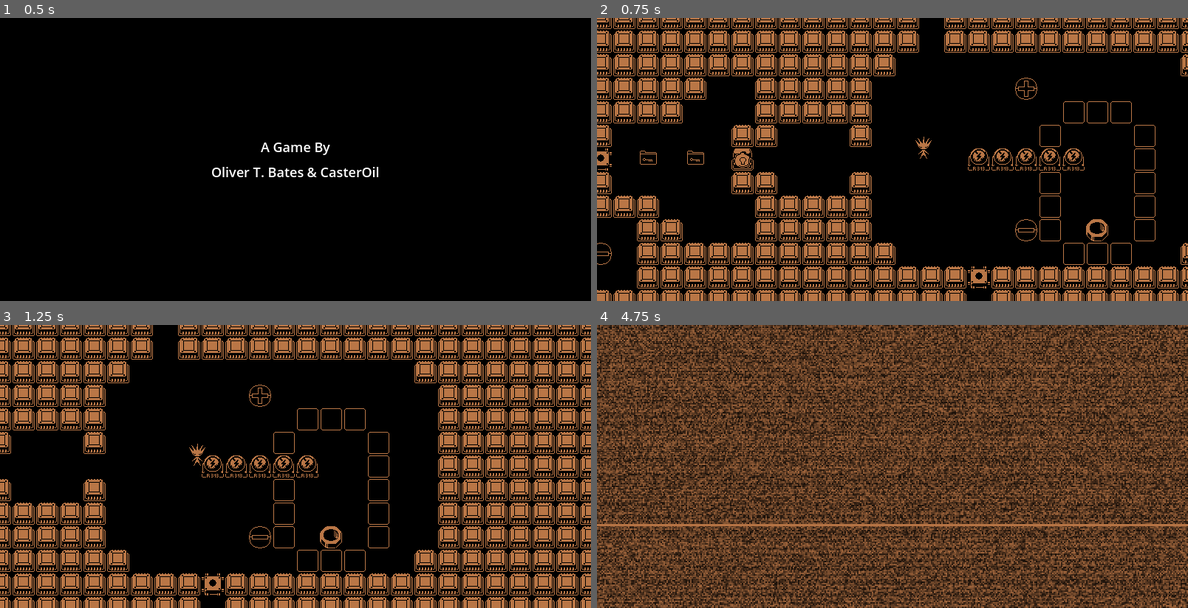
Above: before the commit, frames 1-4 (two rows, left to right).
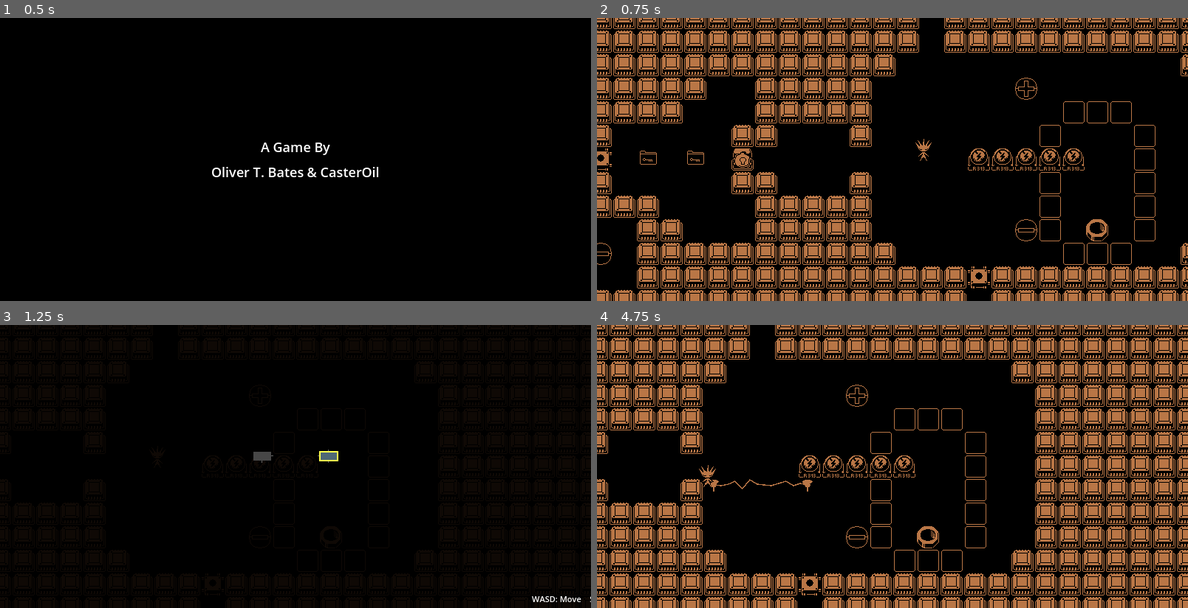
Above: after the commit, the same moments.

Repository: olivebates/Motherboard
Game: Godot game, scene res://scenes/Main.tscn
Same seed, same stepped clock (60 frames per second), same inputs: the game is played once before the commit and once after it.
Inputs (mouse positions are in pixels of both pictures, inside the frame that each line leads up to):
- Up to frame 1 (0.5 s): no input
- Up to frame 2 (0.75 s): tap Enter at 0.5 s; move the mouse to (1022, 145) at 0.52 s; hold D (move_right) from 0.53 s (still down); hold Space (place_prong) from 0.53 s (still down); click (1022, 145) at 0.67 s
- Up to frame 3 (1.25 s): keep holding D (move_right); keep holding Space (place_prong); tap Tab at 0.8 s
- Up to frame 4 (4.75 s): move the mouse to (774, 480) at 1.27 s; release D (move_right) at 1.28 s; release Space (place_prong) at 1.28 s; hold S (move_down) 1.28-2.03 s; tap Tab at 1.35, 2.3, 2.85, 3.8, 4.35 s; tap Space (place_prong) at 1.55, 3.05, 4.55 s; move the mouse to (951, 404) at 2.02 s; hold D (move_right) 2.03-2.78 s; hold Space (place_prong) 2.03-2.78 s; tap R (reset_room) at 2.75, 4.25 s; move the mouse to (862, 523) at 2.77 s; hold W (move_up) 2.78-3.53 s; click (862, 523) at 2.92 s; move the mouse to (1069, 508) at 3.52 s; hold Space (place_prong) 3.53-4.28 s; hold A (move_left) from 3.53 s (still down); move the mouse to (715, 424) at 4.27 s

Frame 1 is identical in both runs. In frame 2, less than 0.1% of the frame differs, in the area x 53-57%, y 41-51%; in frame 3, 32%; in frame 4, 99%, in the area x 0-100%, y 0-100%.

Commit message:
Added depth

Diff:
--- a/project.godot
+++ b/project.godot
@@ -67,3 +67,7 @@
 
 textures/canvas_textures/default_texture_filter=0
 environment/defaults/default_clear_color=Color(0, 0, 0, 1)
+textures/stretch/mode="viewport"
+textures/size/viewport_height=384
+textures/size/viewport_width=800
+textures/stretch/scale_mode="integer"
--- a/scenes/Main.tscn
+++ b/scenes/Main.tscn
@@ -16,6 +16,7 @@
 [ext_resource type="Texture2D" uid="uid://d02q628yc016t" path="res://Sprites/reset_button.png" id="13_3p2gp"]
 [ext_resource type="PackedScene" uid="uid://cq2juuhhlbhjv" path="res://scenes/Key.tscn" id="14_3p2gp"]
 [ext_resource type="PackedScene" path="res://scenes/PassBlock.tscn" id="16_cvmbd"]
+[ext_resource type="PackedScene" path="res://scenes/TeleportAnchor.tscn" id="17_ta"]
 
 [sub_resource type="TileSetAtlasSource" id="TileSetAtlasSource_cvmbd"]
 texture = ExtResource("2_qmy6f")
@@ -23,6 +24,7 @@
 0:0/0 = 0
 0:0/0/terrain_set = 0
 0:0/0/terrain = 0
+0:0/0/y_sort_origin = 0
 
 [sub_resource type="TileSet" id="TileSet_bjd11"]
 tile_size = Vector2i(32, 32)
@@ -41,10 +43,11 @@
 [node name="Walls" type="TileMapLayer" parent="."]
 tile_map_data = PackedByteArray("AAAAAAAAAQAAAAAAAAAAAAEAAQAAAAAAAAAAAAIAAQAAAAAAAAAAAAMAAQAAAAAAAAAAAAQAAQAAAAAAAAAAAA …(11840 unchanged characters)…
 tile_set = SubResource("TileSet_bjd11")
+y_sort_enabled = true
 script = ExtResource("3_lhr70")
 
 [node name="Player" parent="." instance=ExtResource("2_player")]
-position = Vector2(2624, 192)
+position = Vector2(2624, 208)
 
 [node name="ElectricBeam" parent="." instance=ExtResource("3_beam")]
 
@@ -289,3 +292,23 @@
 [node name="Door7" parent="." instance=ExtResource("4_door")]
 position = Vector2(2880, -64)
 id = "tut6"
+
+[node name="TeleportAnchor_0_0" parent="." instance=ExtResource("17_ta")]
+position = Vector2(384, 288)
+color = Color(0.7254902, 0.4627451, 0.27450982, 1)
+
+[node name="TeleportAnchor_0_1" parent="." instance=ExtResource("17_ta")]
+position = Vector2(832, 224)
+color = Color(0.7254902, 0.4627451, 0.27450982, 1)
+
+[node name="TeleportAnchor_0_2" parent="." instance=ExtResource("17_ta")]
+position = Vector2(1664, 256)
+color = Color(0.7254902, 0.4627451, 0.27450982, 1)
+
+[node name="TeleportAnchor_0_3" parent="." instance=ExtResource("17_ta")]
+position = Vector2(2464, 192)
+color = Color(0.7254902, 0.4627451, 0.27450982, 1)
+
+[node name="TeleportAnchor_0_4" parent="." instance=ExtResource("17_ta")]
+position = Vector2(2624, -32)
+color = Color(0.9074835, 0, 0.17180255, 1)
--- a/scenes/Player.tscn
+++ b/scenes/Player.tscn
@@ -4,15 +4,17 @@
 [ext_resource type="Texture2D" uid="uid://cqncks41b5lni" path="res://Sprites/electric_front.png" id="2_v6fml"]
 
 [sub_resource type="RectangleShape2D" id="RectangleShape2D_hitbox"]
-size = Vector2(10, 13)
+size = Vector2(10, 10)
 
 [node name="Player" type="Node2D"]
 script = ExtResource("1_player")
 
-[node name="Sprite2D" type="Sprite2D" parent="."]
-z_index = 20
+[node name="Body" type="Node2D" parent="."]
+
+[node name="Sprite2D" type="Sprite2D" parent="Body"]
+position = Vector2(-16, -16)
 texture = ExtResource("2_v6fml")
 
-[node name="Hitbox" type="CollisionShape2D" parent="."]
-position = Vector2(0, 9.5)
+[node name="Hitbox" type="CollisionShape2D" parent="Body"]
+position = Vector2(0, 8)
 shape = SubResource("RectangleShape2D_hitbox")
--- a/scenes/Prong.tscn
+++ b/scenes/Prong.tscn
@@ -1,11 +1,19 @@
-[gd_scene load_steps=3 format=3 uid="uid://b00000003"]
+[gd_scene load_steps=4 format=3 uid="uid://b00000003"]
 
 [ext_resource type="Script" uid="uid://dikhlgakxtiyd" path="res://scripts/Prong.gd" id="1_prong"]
 [ext_resource type="Texture2D" uid="uid://bw85705xplos" path="res://Sprites/stake.png" id="2_klgda"]
 
+[sub_resource type="RectangleShape2D" id="RectangleShape2D_hitbox"]
+size = Vector2(8, 8)
+
 [node name="Prong" type="Node2D"]
 script = ExtResource("1_prong")
 
-[node name="Sprite2D" type="Sprite2D" parent="."]
-position = Vector2(0, -13)
+[node name="Body" type="Node2D" parent="."]
+
+[node name="Sprite2D" type="Sprite2D" parent="Body"]
+position = Vector2(-16, -16)
 texture = ExtResource("2_klgda")
+
+[node name="Hitbox" type="CollisionShape2D" parent="Body"]
+shape = SubResource("RectangleShape2D_hitbox")
--- /dev/null
+++ b/scenes/TeleportAnchor.tscn
@@ -0,0 +1,6 @@
+[gd_scene load_steps=2 format=4 uid="uid://cteleport01"]
+
+[ext_resource type="Script" uid="uid://cteleport02" path="res://scripts/TeleportAnchor.gd" id="1_ta"]
+
+[node name="TeleportAnchor" type="Node2D"]
+script = ExtResource("1_ta")
--- a/scripts/Key.gd
+++ b/scripts/Key.gd
@@ -19,7 +19,7 @@
 	if player == null:
 		return
 	var key_center := position + Vector2(16.0, 16.0)
-	if key_center.distance_to(player.position) <= 16.0:
+	if key_center.distance_to(player.get_body_center()) <= 16.0:
 		_collect(player)
 
 func get_grid_pos() -> Vector2i:
@@ -34,7 +34,7 @@
 	for door in get_tree().get_nodes_in_group("key_doors"):
 		if _room_of(door.position) == my_room:
 			door.key_collected()
-	var target := player.position - Vector2(16.0, 16.0)
+	var target = player.get_body_center() - Vector2(16.0, 16.0)
 	if _collect_tween:
 		_collect_tween.kill()
 	_collect_tween = create_tween().set_parallel(true)
--- a/scripts/Main.gd
+++ b/scripts/Main.gd
@@ -21,24 +21,63 @@
 @onready var electric_beam: Node2D = $ElectricBeam
 
 var reset_effect: Node
+var map_overlay: Node
+var _color_tween: Tween = null
 
 const ProngScene = preload("res://scenes/Prong.tscn")
 
 const ResetEffectScene = preload("res://scripts/ResetEffect.gd")
 const SplashScreenScene = preload("res://scripts/SplashScreen.gd")
+const MapOverlayScene = preload("res://scripts/MapOverlay.gd")
+
+const Y_SORT_GROUPS := [
+	"players",
+	"prongs",
+	"doors",
+	"lightning_blockers",
+	"key_doors",
+	"push_blocks",
+	"pass_blocks",
+	"keys",
+]
 
 func _ready() -> void:
+	_setup_y_sort_children()
 	room_entry_positions[Vector2i(0, 0)] = Vector2i(2, 2)
 	reset_effect = ResetEffectScene.new()
 	add_child(reset_effect)
 	reset_effect.color = modulate
+	map_overlay = MapOverlayScene.new()
+	add_child(map_overlay)
+	map_overlay.setup(self, wall_tilemap)
+	map_overlay.teleport_requested.connect(_on_teleport_requested)
+	map_overlay.visit(current_room)
 	camera.position = _room_center(Vector2i(0, 0))
 	GameManager.shake_requested.connect(_trigger_shake)
 	queue_redraw()
+	var start_anchor := _get_anchor_for_room(current_room)
+	if start_anchor != null:
+		modulate = start_anchor.color
+		reset_effect.color = modulate
 	var splash := SplashScreenScene.new()
 	add_child(splash)
 	player.lock_movement()
 
+
+func _setup_y_sort_children() -> void:
+	if wall_tilemap == null:
+		return
+	wall_tilemap.y_sort_enabled = true
+	y_sort_enabled = false
+	var reparented := {}
+	for group_name in Y_SORT_GROUPS:
+		for node in get_tree().get_nodes_in_group(group_name):
+			if not node is Node2D or node.get_parent() != self:
+				continue
+			if reparented.has(node):
+				continue
+			reparented[node] = true
+			node.reparent(wall_tilemap, true)
 
 func _process(delta: float) -> void:
 	_shake_amount = lerpf(_shake_amount, 0.0, 20.0 * delta)
@@ -188,7 +227,6 @@
 		_transition_to_room(player_room)
 
 func _transition_to_room(new_room: Vector2i) -> void:
-	# Record entry position: one tile inward from the boundary crossing
 	var direction := new_room - current_room
 	room_entry_positions[new_room] = player.grid_pos + direction
 
@@ -197,6 +235,16 @@
 	_update_beam()
 
 	current_room = new_room
+	map_overlay.visit(current_room)
+
+	var anchor := _get_anchor_for_room(new_room)
+	if anchor != null and anchor.color != modulate:
+		if _color_tween:
+			_color_tween.kill()
+		_color_tween = create_tween()
+		_color_tween.tween_property(self, "modulate", anchor.color, CAMERA_TWEEN_DURATION)
+		reset_effect.color = anchor.color
+
 	player.lock_movement()
 	if _cam_tween:
 		_cam_tween.kill()
@@ -207,6 +255,41 @@
 	_cam_tween.tween_property(camera, "position", target, CAMERA_TWEEN_DURATION)
 	_cam_tween.finished.connect(func(): player.unlock_movement())
 
+func _get_anchor_for_room(room: Vector2i) -> Node:
+	var rx0 := room.x * ROOM_WIDTH
+	var ry0 := room.y * ROOM_HEIGHT
+	for anchor in get_tree().get_nodes_in_group("teleport_anchors"):
+		var gp := Vector2i(floori(anchor.position.x / TILE_SIZE), floori(anchor.position.y / TILE_SIZE))
+		if gp.x >= rx0 and gp.x < rx0 + ROOM_WIDTH and gp.y >= ry0 and gp.y < ry0 + ROOM_HEIGHT:
+			return anchor
+	return null
+
+func _on_teleport_requested(room: Vector2i) -> void:
+	var anchor := _get_anchor_for_room(room)
+	if anchor == null:
+		push_error("No TeleportAnchor in room %s" % str(room))
+		return
+	var spawn_grid := Vector2i(floori(anchor.position.x / TILE_SIZE), floori(anchor.position.y / TILE_SIZE))
+	if _is_static_solid(spawn_grid):
+		spawn_grid = _find_nearest_open_tile(spawn_grid)
+	player.reset_to(spawn_grid)
+	_transition_to_room(room)
+	room_entry_positions[room] = spawn_grid
+
+func _find_nearest_open_tile(start: Vector2i) -> Vector2i:
+	var visited := { start: true }
+	var queue: Array[Vector2i] = [start]
+	while not queue.is_empty():
+		var current = queue.pop_front()
+		if not _is_static_solid(current):
+			return current
+		for d in [Vector2i(1, 0), Vector2i(-1, 0), Vector2i(0, 1), Vector2i(0, -1)]:
+			var n = current + d
+			if not visited.has(n):
+				visited[n] = true
+				queue.append(n)
+	return start
+
 func _room_center(room: Vector2i) -> Vector2:
 	return Vector2(
 		WORLD_OFFSET + room.x * ROOM_PIXEL_WIDTH + ROOM_PIXEL_WIDTH / 2.0,
@@ -218,18 +301,14 @@
 		# Third press: animate both out and clear
 		for p in GameManager.clear_prongs():
 			var node: Node2D = p["node"]
-			var spr: Sprite2D = node.get_node("Sprite2D")
 			var tween := node.create_tween()
-			tween.tween_method(func(s: float):
-				spr.scale = Vector2(s, s)
-				spr.position = Vector2(-16.0 * s, -16.0)
-			, 1.0, 0.0, 0.15)
+			tween.tween_method(node.apply_clear_shrink, 1.0, 0.0, 0.15)
 			tween.tween_callback(node.queue_free)
 		_update_beam()
 		_trigger_shake(6.0)
 		return
 	var prong := ProngScene.instantiate()
-	add_child(prong)
+	wall_tilemap.add_child(prong)
 	prong.setup(pixel_pos)
 	GameManager.place_prong(prong, _world_to_grid(pixel_pos))
 	_update_beam()
--- /dev/null
+++ b/scripts/MapOverlay.gd
@@ -0,0 +1,182 @@
+extends CanvasLayer
+
+signal teleport_requested(room: Vector2i)
+
+const CELL_W := 24
+const CELL_H := 12
+const GAP_X := 6
+const GAP_Y := 6
+const STEP_X := CELL_W + GAP_X
+const STEP_Y := CELL_H + GAP_Y
+const ROOM_W := 25
+const ROOM_H := 12
+
+var _visited: Dictionary = {}
+var _cursor := Vector2i.ZERO
+var _open := false
+var _main
+var _wall_tilemap: TileMapLayer
+var _draw_node: Node2D
+
+func _ready() -> void:
+	layer = 10
+	_draw_node = Node2D.new()
+	_draw_node.draw.connect(_on_draw)
+	_draw_node.visible = false
+	add_child(_draw_node)
+
+func setup(main: Node, wall_tilemap: TileMapLayer) -> void:
+	_main = main
+	_wall_tilemap = wall_tilemap
+
+func visit(room: Vector2i) -> void:
+	_visited[room] = true
+	_cursor = room
+	if _open:
+		_draw_node.queue_redraw()
+
+func _input(event: InputEvent) -> void:
+	if event is InputEventKey and event.pressed and not event.echo and event.keycode == KEY_TAB:
+		if _open:
+			_close_map()
+		else:
+			_open_map()
+		get_viewport().set_input_as_handled()
+		return
+	if not _open:
+		return
+	get_viewport().set_input_as_handled()
+	if event.is_action_pressed("move_up"):
+		_cursor += Vector2i(0, -1)
+		_draw_node.queue_redraw()
+	elif event.is_action_pressed("move_down"):
+		_cursor += Vector2i(0, 1)
+		_draw_node.queue_redraw()
+	elif event.is_action_pressed("move_left"):
+		_cursor += Vector2i(-1, 0)
+		_draw_node.queue_redraw()
+	elif event.is_action_pressed("move_right"):
+		_cursor += Vector2i(1, 0)
+		_draw_node.queue_redraw()
+	elif event.is_action_pressed("place_prong"):
+		if _visited.has(_cursor):
+			teleport_requested.emit(_cursor)
+			_close_map()
+
+func _open_map() -> void:
+	_open = true
+	_draw_node.visible = true
+	_draw_node.queue_redraw()
+	if _main:
+		_main.player.lock_movement()
+
+func _close_map() -> void:
+	_open = false
+	_draw_node.visible = false
+	if _main:
+		_main.player.unlock_movement()
+
+func _has_exit(room: Vector2i, dir: Vector2i) -> bool:
+	if _wall_tilemap == null:
+		return false
+	var rx0 := room.x * ROOM_W
+	var ry0 := room.y * ROOM_H
+	if dir.x == 1:
+		var col := rx0 + ROOM_W - 1
+		for row in range(ry0, ry0 + ROOM_H):
+			if _wall_tilemap.get_cell_source_id(Vector2i(col, row)) == -1:
+				return true
+	elif dir.x == -1:
+		var col := rx0
+		for row in range(ry0, ry0 + ROOM_H):
+			if _wall_tilemap.get_cell_source_id(Vector2i(col, row)) == -1:
+				return true
+	elif dir.y == 1:
+		var row := ry0 + ROOM_H - 1
+		for col in range(rx0, rx0 + ROOM_W):
+			if _wall_tilemap.get_cell_source_id(Vector2i(col, row)) == -1:
+				return true
+	elif dir.y == -1:
+		var row := ry0
+		for col in range(rx0, rx0 + ROOM_W):
+			if _wall_tilemap.get_cell_source_id(Vector2i(col, row)) == -1:
+				return true
+	return false
+
+func _room_to_screen(room: Vector2i, origin: Vector2, min_room: Vector2i) -> Vector2:
+	return origin + Vector2((room.x - min_room.x) * STEP_X, (room.y - min_room.y) * STEP_Y)
+
+func _on_draw() -> void:
+	var vp := Vector2(800.0, 384.0)
+	_draw_node.draw_rect(Rect2(Vector2.ZERO, vp), Color(0.0, 0.0, 0.0, 0.92))
+
+	if _visited.is_empty():
+		return
+
+	# Bounding box over visited rooms only
+	var keys := _visited.keys()
+	var min_room: Vector2i = keys[0]
+	var max_room: Vector2i = keys[0]
+	for r in keys:
+		var rv := r as Vector2i
+		if rv.x < min_room.x: min_room.x = rv.x
+		if rv.x > max_room.x: max_room.x = rv.x
+		if rv.y < min_room.y: min_room.y = rv.y
+		if rv.y > max_room.y: max_room.y = rv.y
+
+	var total_w := float((max_room.x - min_room.x) * STEP_X + CELL_W)
+	var total_h := float((max_room.y - min_room.y) * STEP_Y + CELL_H)
+	var map_area_h := vp.y - 28.0
+	var origin := Vector2((vp.x - total_w) * 0.5, (map_area_h - total_h) * 0.5)
+
+	var cur_room: Vector2i = _main.current_room if _main else Vector2i.ZERO
+	var dirs := [Vector2i(1, 0), Vector2i(-1, 0), Vector2i(0, 1), Vector2i(0, -1)]
+
+	# Connections between visited rooms
+	for room in _visited:
+		var rv := room as Vector2i
+		var ca := _room_to_screen(rv, origin, min_room) + Vector2(CELL_W, CELL_H) * 0.5
+		for d in [Vector2i(1, 0), Vector2i(0, 1)]:
+			var n: Vector2i = rv + d
+			if _visited.has(n):
+				var cb := _room_to_screen(n, origin, min_room) + Vector2(CELL_W, CELL_H) * 0.5
+				_draw_node.draw_line(ca, cb, Color(0.5, 0.5, 0.5), 1.0)
+
+	# Visited rooms
+	var font := ThemeDB.fallback_font
+	for room in _visited:
+		var rv := room as Vector2i
+		var sp := _room_to_screen(rv, origin, min_room)
+		var rect := Rect2(sp, Vector2(CELL_W, CELL_H))
+		_draw_node.draw_rect(rect, Color(0.28, 0.28, 0.28))
+		if rv == cur_room:
+			_draw_node.draw_rect(rect, Color(0.4, 0.8, 1.0, 0.25))
+
+		# Exit stubs toward undiscovered rooms
+		for d in dirs:
+			var n: Vector2i = rv + d
+			if not _visited.has(n) and _has_exit(rv, d):
+				var stub_from: Vector2
+				var stub_to: Vector2
+				if d.x == 1:
+					stub_from = sp + Vector2(CELL_W, CELL_H * 0.5)
+					stub_to = stub_from + Vector2(3, 0)
+				elif d.x == -1:
+					stub_from = sp + Vector2(0, CELL_H * 0.5)
+					stub_to = stub_from + Vector2(-3, 0)
+				elif d.y == 1:
+					stub_from = sp + Vector2(CELL_W * 0.5, CELL_H)
+					stub_to = stub_from + Vector2(0, 3)
+				else:
+					stub_from = sp + Vector2(CELL_W * 0.5, 0)
+					stub_to = stub_from + Vector2(0, -3)
+				_draw_node.draw_line(stub_from, stub_to, Color(0.4, 0.4, 0.4), 1.0)
+
+	# Cursor
+	var csp := _room_to_screen(_cursor, origin, min_room)
+	_draw_node.draw_rect(Rect2(csp, Vector2(CELL_W, CELL_H)), Color(1.0, 1.0, 0.3), false, 2.0)
+
+	# Bottom label
+	_draw_node.draw_string(font, Vector2(vp.x * 0.5, vp.y - 8.0),
+			"WASD: Move    Space: Teleport",
+			HORIZONTAL_ALIGNMENT_CENTER, vp.x, 11, Color.WHITE)
--- a/scripts/Nut.gd
+++ b/scripts/Nut.gd
@@ -2,7 +2,7 @@
 
 const TILE_SIZE := 32
 const SLIDE_DURATION := 0.15
-const SPRITE_OFFSET := Vector2(-16.0, -16.0)
+const SPRITE_OFFSET := Vector2.ZERO
 
 var grid_pos: Vector2i = Vector2i.ZERO
 var start_grid_pos: Vector2i = Vector2i.ZERO
@@ -41,7 +41,11 @@
 	_tween.set_ease(Tween.EASE_OUT)
 	_tween.set_trans(Tween.TRANS_SINE)
 	_tween.tween_property(sprite, "position", SPRITE_OFFSET, SLIDE_DURATION)
-	_tween.tween_callback(func(): get_parent()._update_beam())
+	_tween.tween_callback(func():
+		var main: Node = get_tree().current_scene
+		if main != null and main.has_method("_update_beam"):
+			main._update_beam()
+	)
 
 func reset() -> void:
 	if _tween:
@@ -52,8 +56,7 @@
 	sprite.scale = Vector2.ONE
 
 func get_beam_point() -> Vector2:
-	# Visual center of the sprite in world space
-	return global_position + sprite.position + Vector2(16.0, 16.0)
+	return global_position + sprite.position + Vector2(TILE_SIZE * 0.5, TILE_SIZE * 0.5)
 
 func _grid_to_world(gp: Vector2i) -> Vector2:
-	return Vector2(gp.x * TILE_SIZE + TILE_SIZE / 2, gp.y * TILE_SIZE + TILE_SIZE / 2)
+	return Vector2(gp.x * TILE_SIZE, gp.y * TILE_SIZE)
--- a/scripts/Player.gd
+++ b/scripts/Player.gd
@@ -11,32 +11,44 @@
 var visual_pos: Vector2
 var _push_lock_dir := Vector2i.ZERO
 var _push_tween: Tween
-
-# Derived from the Hitbox node in _ready — edit the CollisionShape2D in the editor
-var _half_w := 8.0
-var _half_h := 8.0
+var _main: Node2D
+
+@onready var _body: Node2D = $Body
+@onready var _sprite: Sprite2D = $Body/Sprite2D
+@onready var _hitbox: CollisionShape2D = $Body/Hitbox
+
+# Root position is hitbox bottom (Y-sort). Body holds sprite + hitbox at tile-center layout.
+var _half_w := 5.0
+var _half_h := 5.0
 var _hitbox_offset := Vector2(0.0, 8.0)
+var _body_offset := Vector2.ZERO
 
 var grid_pos: Vector2i:
 	get:
 		return _world_to_grid(position)
 
 func _ready() -> void:
-	visual_pos = position
-	$Sprite2D.centered = false
+	_main = get_tree().current_scene as Node2D
+	_sprite.centered = false
 	add_to_group("players")
-	var hitbox := $Hitbox as CollisionShape2D
-	var rect := hitbox.shape as RectangleShape2D
-	_half_w = rect.size.x * 0.5
-	_half_h = rect.size.y * 0.5
-	_hitbox_offset = hitbox.position
+	var cfg := YSortHitboxBottom.read_hitbox(_hitbox)
+	_half_w = cfg.half_w
+	_half_h = cfg.half_h
+	_hitbox_offset = cfg.offset
+	_body_offset = YSortHitboxBottom.body_offset_from_hitbox(_hitbox_offset, _half_h)
+	_body.position = _body_offset
+	visual_pos = position + _body_offset
+
+func get_body_center() -> Vector2:
+	return YSortHitboxBottom.hitbox_center_from_root(position, _body_offset, _hitbox_offset)
 
 func _process(delta: float) -> void:
-	visual_pos = visual_pos.lerp(position, minf(1.0, SPRITE_SPEED * delta))
-	$Sprite2D.position = visual_pos - position + Vector2(-16.0, -16.0)
+	var body_center := position + _body_offset
+	visual_pos = visual_pos.lerp(body_center, minf(1.0, SPRITE_SPEED * delta))
+	_sprite.position = visual_pos - body_center + YSortHitboxBottom.SPRITE_OFFSET
 
 	if movement_locked:
-		$Sprite2D.scale = $Sprite2D.scale.lerp(Vector2.ONE, 15.0 * delta)
+		_sprite.scale = _sprite.scale.lerp(Vector2.ONE, 15.0 * delta)
 		return
 
 	var raw := Vector2(
@@ -48,7 +60,7 @@
 		input = input.normalized()
 
 	var velocity := input * SPEED
-	var main: Node = get_parent()
+	var main: Node = _main
 
 	var dx := velocity.x * delta
 	var dy := velocity.y * delta
@@ -74,7 +86,7 @@
 		target_scale = Vector2(1.15, 0.85)
 	elif moved_y:
 		target_scale = Vector2(0.85, 1.15)
-	$Sprite2D.scale = $Sprite2D.scale.lerp(target_scale, 15.0 * delta)
+	_sprite.scale = _sprite.scale.lerp(target_scale, 15.0 * delta)
 
 	if moved_x or moved_y:
 		main.check_room_transition(grid_pos)
@@ -83,10 +95,10 @@
 	if movement_locked:
 		return
 	if event.is_action_pressed("place_prong"):
-		get_parent().spawn_prong(position)
+		_main.spawn_prong(get_body_center())
 
 func _hitbox_rect(pos: Vector2) -> Rect2:
-	var center := pos + _hitbox_offset
+	var center := pos + _body_offset + _hitbox_offset
 	return Rect2(center.x - _half_w, center.y - _half_h, _half_w * 2.0, _half_h * 2.0)
 
 func _move_axis_x(pos: Vector2, dx: float, main: Node) -> Dictionary:
@@ -182,10 +194,9 @@
 	return true
 
 func _sprite_center() -> Vector2:
-	var spr := $Sprite2D as Sprite2D
-	if spr.texture:
-		return global_position + spr.position + spr.texture.get_size() * 0.5
-	return global_position
+	if _sprite.texture:
+		return global_position + _body_offset + _sprite.position + _sprite.texture.get_size() * 0.5
+	return global_position + _body_offset
 
 func _is_movement_locked_on_axis(is_x: bool, delta_axis: float) -> bool:
 	if _push_lock_dir == Vector2i.ZERO or delta_axis == 0.0:
@@ -211,16 +222,18 @@
 	return a.position.y < b.end.y and b.position.y < a.end.y
 
 func _world_to_grid(world_pos: Vector2) -> Vector2i:
+	var hitbox_center_y := world_pos.y + _body_offset.y + _hitbox_offset.y
 	return Vector2i(
 		floori((world_pos.x - WORLD_OFFSET) / TILE_SIZE),
-		floori((world_pos.y - WORLD_OFFSET) / TILE_SIZE)
+		floori((hitbox_center_y - WORLD_OFFSET) / TILE_SIZE)
 	)
 
 func _grid_to_world(gp: Vector2i) -> Vector2:
-	return Vector2(
+	var hitbox_center := Vector2(
 		WORLD_OFFSET + gp.x * TILE_SIZE + TILE_SIZE / 2,
 		WORLD_OFFSET + gp.y * TILE_SIZE + TILE_SIZE / 2
 	)
+	return YSortHitboxBottom.root_pos_from_hitbox_center(hitbox_center, _body_offset, _hitbox_offset)
 
 func lock_movement() -> void:
 	movement_locked = true
@@ -230,4 +243,4 @@
 
 func reset_to(gp: Vector2i) -> void:
 	position = _grid_to_world(gp)
-	visual_pos = position
+	visual_pos = position + _body_offset
--- a/scripts/Prong.gd
+++ b/scripts/Prong.gd
@@ -4,11 +4,36 @@
 	get:
 		return Vector2i(floori(position.x / 32.0), floori(position.y / 32.0))
 
+@onready var _body: Node2D = $Body
+@onready var _sprite: Sprite2D = $Body/Sprite2D
+@onready var _hitbox: CollisionShape2D = $Body/Hitbox
+
+var _half_w := 4.0
+var _half_h := 4.0
+var _hitbox_offset := Vector2(0.0, -4.0)
+var _body_offset := Vector2.ZERO
+
+func _ready() -> void:
+	add_to_group("prongs")
+	_sprite.centered = false
+	var cfg := YSortHitboxBottom.read_hitbox(_hitbox)
+	_half_w = cfg.half_w
+	_half_h = cfg.half_h
+	_hitbox_offset = cfg.offset
+	_body_offset = YSortHitboxBottom.body_offset_from_hitbox(_hitbox_offset, _half_h)
+	_body.position = _body_offset
+
 func setup(pixel_pos: Vector2) -> void:
-	position = pixel_pos
-	$Sprite2D.centered = false
-	$Sprite2D.position = Vector2(-16.0, -16.0)
-	$Sprite2D.scale = Vector2.ZERO
+	position = YSortHitboxBottom.root_pos_from_hitbox_center(pixel_pos, _body_offset, _hitbox_offset)
+	_sprite.position = YSortHitboxBottom.SPRITE_OFFSET
+	_sprite.scale = Vector2.ZERO
 	var tween := create_tween()
-	tween.tween_property($Sprite2D, "scale", Vector2(1.3, 1.3), 0.08)
-	tween.tween_property($Sprite2D, "scale", Vector2.ONE, 0.07)
+	tween.tween_property(_sprite, "scale", Vector2(1.3, 1.3), 0.08)
+	tween.tween_property(_sprite, "scale", Vector2.ONE, 0.07)
+
+func apply_clear_shrink(s: float) -> void:
+	var half := Vector2(16.0, 16.0)
+	if _sprite.texture:
+		half = _sprite.texture.get_size() * 0.5
+	_sprite.scale = Vector2(s, s)
+	_sprite.position = YSortHitboxBottom.SPRITE_OFFSET + half * (1.0 - s)
--- a/scripts/PushBlock.gd
+++ b/scripts/PushBlock.gd
@@ -2,7 +2,7 @@
 
 const TILE_SIZE := 32
 const SLIDE_DURATION := 0.15
-const SPRITE_OFFSET := Vector2(-16.0, -16.0)
+const SPRITE_OFFSET := Vector2.ZERO
 
 @export var start_grid_pos: Vector2i = Vector2i(0, 0)
 
@@ -50,4 +50,4 @@
 	sprite.scale = Vector2.ONE
 
 func _grid_to_world(gp: Vector2i) -> Vector2:
-	return Vector2(gp.x * TILE_SIZE + TILE_SIZE / 2, gp.y * TILE_SIZE + TILE_SIZE / 2)
+	return Vector2(gp.x * TILE_SIZE, gp.y * TILE_SIZE)
--- /dev/null
+++ b/scripts/TeleportAnchor.gd
@@ -0,0 +1,6 @@
+extends Node2D
+
+@export var color: Color = Color.WHITE
+
+func _ready() -> void:
+	add_to_group("teleport_anchors")
--- /dev/null
+++ b/scripts/YSortHitboxBottom.gd
@@ -0,0 +1,24 @@
+class_name YSortHitboxBottom
+
+## Helpers for nodes whose root position is the hitbox bottom (Y-sort key).
+
+const SPRITE_OFFSET := Vector2(-16.0, -16.0)
+
+static func read_hitbox(hitbox: CollisionShape2D) -> Dictionary:
+	var rect := hitbox.shape as RectangleShape2D
+	var half_w := rect.size.x * 0.5
+	var half_h := rect.size.y * 0.5
+	return {
+		"half_w": half_w,
+		"half_h": half_h,
+		"offset": hitbox.position,
+	}
+
+static func body_offset_from_hitbox(hitbox_offset: Vector2, half_h: float) -> Vector2:
+	return Vector2(0.0, -(hitbox_offset.y + half_h))
+
+static func hitbox_center_from_root(root_pos: Vector2, body_offset: Vector2, hitbox_offset: Vector2) -> Vector2:
+	return root_pos + body_offset + hitbox_offset
+
+static func root_pos_from_hitbox_center(center: Vector2, body_offset: Vector2, hitbox_offset: Vector2) -> Vector2:
+	return center - body_offset - hitbox_offset
Not shown: 1 places in scenes/ElectricBeam.tscn that only renumber resources
Not shown: 1 places in scenes/Main.tscn that only renumber resources
Not shown, added: scripts/MapOverlay.gd.uid
Not shown, added: scripts/TeleportAnchor.gd.uid
Not shown, added: scripts/YSortHitboxBottom.gd.uid
Not shown, changed: context.md
